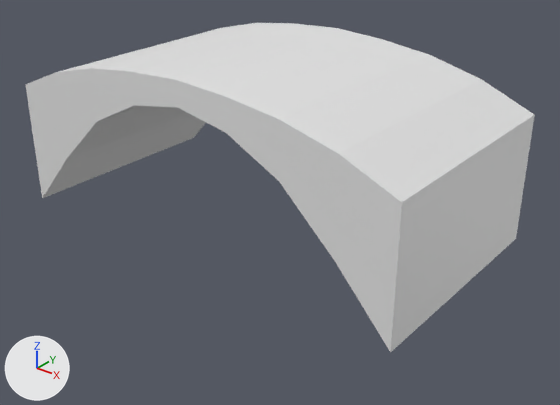
The OBJ model astro/3d_models/small_stone_bridge/base.obj: old version first, new version second.
Before and after are seen from a 50 mm camera at (2.08, -2.51, 1.18) aimed at (0.11, -0.04, -0.35). The lights are fixed; the arrows at lower left show +X, +Y and +Z. Where no turn or scale is listed for an object, it has been applied to the vertices.

Names of what the first picture shows: 'Small_Stone_Bridge_Base_Plane'.
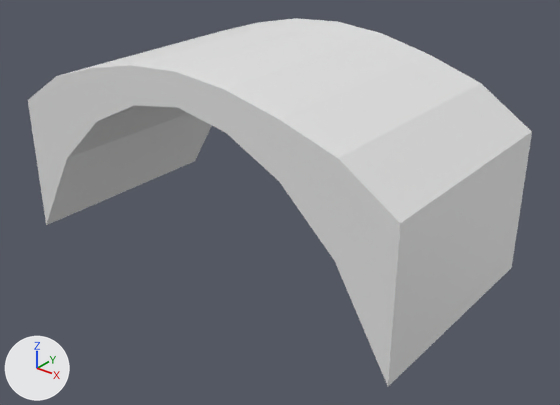
Changed parts and their boxes (x1, y1, x2, y2) in the pictures (560 x 405 px; the box of a moved part takes in the faces that stretch with it):
```json
{"object": "Small_Stone_Bridge_Base_Plane", "change": "reshaped", "before": [25, 23, 535, 353], "after": [28, 18, 532, 386], "on screen": "11% taller"}
{"part": 1, "of": "me_small_stone_bridge_base_plane", "change": "moved or reshaped", "before": [43, 114, 206, 198], "after": [46, 114, 212, 225]}
{"part": 2, "of": "me_small_stone_bridge_base_plane", "change": "moved or reshaped", "before": [26, 86, 535, 353], "after": [28, 101, 532, 386]}
{"part": 3, "of": "me_small_stone_bridge_base_plane", "change": "moved or reshaped", "before": [25, 68, 97, 158], "after": [28, 68, 97, 158]}
{"part": 4, "of": "me_small_stone_bridge_base_plane", "change": "moved or reshaped", "before": [59, 23, 254, 72], "after": [62, 23, 254, 75]}
{"part": 5, "of": "me_small_stone_bridge_base_plane", "change": "moved or reshaped", "before": [279, 55, 430, 260], "after": [279, 55, 430, 260]}
{"part": 6, "of": "me_small_stone_bridge_base_plane", "change": "moved or reshaped", "before": [338, 55, 534, 202], "after": [338, 55, 532, 223]}
{"part": 7, "of": "me_small_stone_bridge_base_plane", "change": "moved or reshaped", "before": [92, 23, 429, 133], "after": [92, 18, 429, 133]}
```

The change, as JSON lines over the scene's bpy script:
```json
{"block": "me_small_stone_bridge_base_plane", "where": "me_small_stone_bridge_base_plane.from_pydata(...)  # 36 vertices, 68 faces; spans x -1.0..1.0, y -0.53..0.53, z -0.47..0.32"}
{"block": "me_small_stone_bridge_base_plane", "where": "# used by ob_small_stone_bridge_base_plane; location = (0.0, 0.0, 0.0)"}
{"block": "me_small_stone_bridge_base_plane", "change": "me_small_stone_bridge_base_plane part 1: all 4 vertices in x -1.0..1.0, y -0.53..0.53, z -0.47 are moved by (0.0, 0.0, -0.15)"}
{"block": "me_small_stone_bridge_base_plane", "change": "me_small_stone_bridge_base_plane part 2: all 4 vertices in x -1.0..1.0, y -0.53..0.53, z 0.11 are moved by (0.0, 0.0, -0.07)"}
{"block": "me_small_stone_bridge_base_plane", "change": "me_small_stone_bridge_base_plane part 3: the 1 vertex in x -0.75, y -0.53, z 0.21 is moved by (0.0, 0.0, -0.02)"}
{"block": "me_small_stone_bridge_base_plane", "change": "me_small_stone_bridge_base_plane part 4: the 1 vertex in x -0.75, y 0.53, z 0.21 is moved by (0.0, 0.0, -0.02)"}
{"block": "me_small_stone_bridge_base_plane", "change": "me_small_stone_bridge_base_plane part 5: the 1 vertex in x 0.75, y -0.53, z 0.21 is moved by (0.0, 0.0, -0.02)"}
{"block": "me_small_stone_bridge_base_plane", "change": "me_small_stone_bridge_base_plane part 6: the 1 vertex in x 0.75, y 0.53, z 0.21 is moved by (0.0, 0.0, -0.02)"}
{"block": "me_small_stone_bridge_base_plane", "change": "me_small_stone_bridge_base_plane part 7: all 6 vertices in x -0.25..0.25, y -0.53..0.53, z 0.31..0.32 are moved by (0.0, 0.0, 0.03)"}
```
